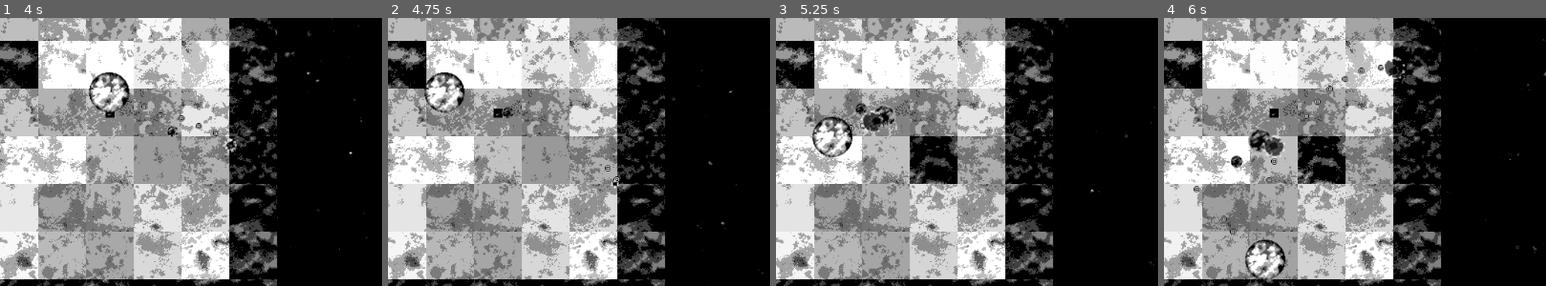
Above: before the commit, frames 1-4 (left to right).
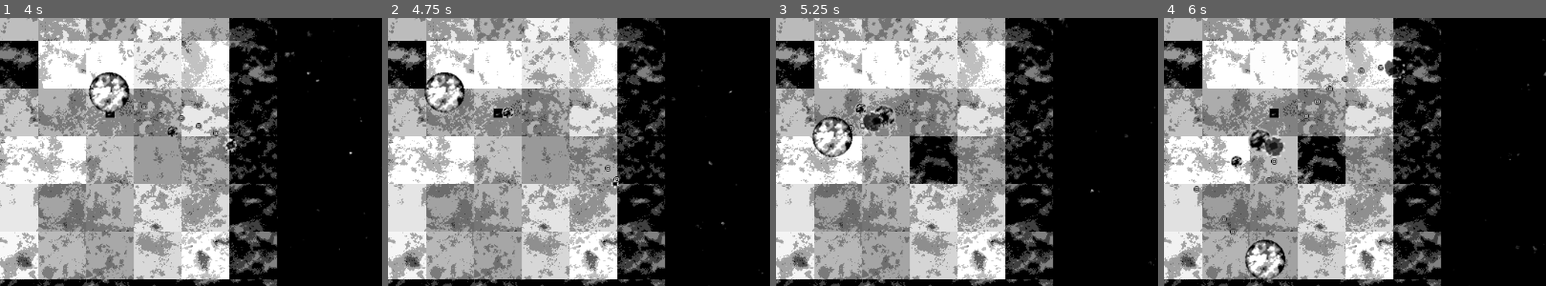
Above: after the commit, the same moments.

Repository: Indivicivet/ludumdare54
Game: Godot game, scene res://ludumdare54.tscn
Two runs of this game, one before a commit and one after it. Both use one fixed random seed, a clock stepped at 60 frames per second and the inputs below.
Inputs (mouse positions are % of the whole screen's width and height, from its top left):
- Up to frame 1 (4 s): move the mouse to (72, 45) at 0.52 s; press the mouse at (72, 45) at 0.53 s; hold Right (right) 0.53-1.28 s; move the mouse to (30, 55) at 1.27 s; release the mouse at (30, 55) at 1.28 s; hold Down (down) 1.28-2.03 s; click (30, 55) at 1.35 s; move the mouse to (60, 28) at 2.02 s; press the mouse at (60, 28) at 2.03 s; hold Right (right) 2.03-2.78 s; move the mouse to (45, 70) at 2.77 s; release the mouse at (45, 70) at 2.78 s; hold Up (up) 2.78-3.53 s; click (45, 70) at 2.85 s; move the mouse to (80, 65) at 3.52 s; press the mouse at (80, 65) at 3.53 s; hold Left (left) from 3.53 s (still down)
- Up to frame 2 (4.75 s): keep holding Left (left); move the mouse to (20, 35) at 4.27 s; release the mouse at (20, 35) at 4.28 s; click (20, 35) at 4.35 s
- Up to frame 3 (5.25 s): move the mouse to (55, 50) at 5.02 s; release Left (left) at 5.03 s; press the mouse at (55, 50) at 5.03 s; hold Down (down) from 5.03 s (still down)
- Up to frame 4 (6 s): move the mouse to (35, 25) at 5.77 s; release Down (down) at 5.78 s; release the mouse at (35, 25) at 5.78 s; hold Right (right) from 5.78 s (still down); click (35, 25) at 5.85 s
The pictures show only the part of the screen within x 39-89%, y 28-78%; the shares and areas given below are measured in that part.

Frame 1 is identical in both runs. In frame 2, less than 0.1% of the frame differs, in the area x 29-33%, y 33-38%; in frame 3, less than 0.1%; in frame 4, 0.2%, in the area x 17-29%, y 41-56%.

Commit message:
enemies get brighter when you hit them - more thematic :)

Diff:
--- a/scripts/enemy_type1.gd
+++ b/scripts/enemy_type1.gd
@@ -23,7 +23,7 @@
 
 func got_shot(_other):
 	hp -= 0.035
-	sprite_obj.modulate = Color(hp, hp, hp)
+	sprite_obj.modulate = Color(1.5 - hp / 2, 1.5 - hp / 2, 1.5 - hp / 2)
 	if hp < 0:
 		score.score += 1
 		queue_free()
--- a/scripts/enemy_type2.gd
+++ b/scripts/enemy_type2.gd
@@ -23,7 +23,7 @@
 
 func got_shot(_other):
 	hp -= 0.015  # CHANGED VS TYPE 1
-	sprite_obj.modulate = Color(hp, hp, hp)
+	sprite_obj.modulate = Color(2 - hp, 2 - hp, 2 - hp)  # CHANGED VS TYPE 1
 	if hp < 0:
 		score.score += 1
 		queue_free()
